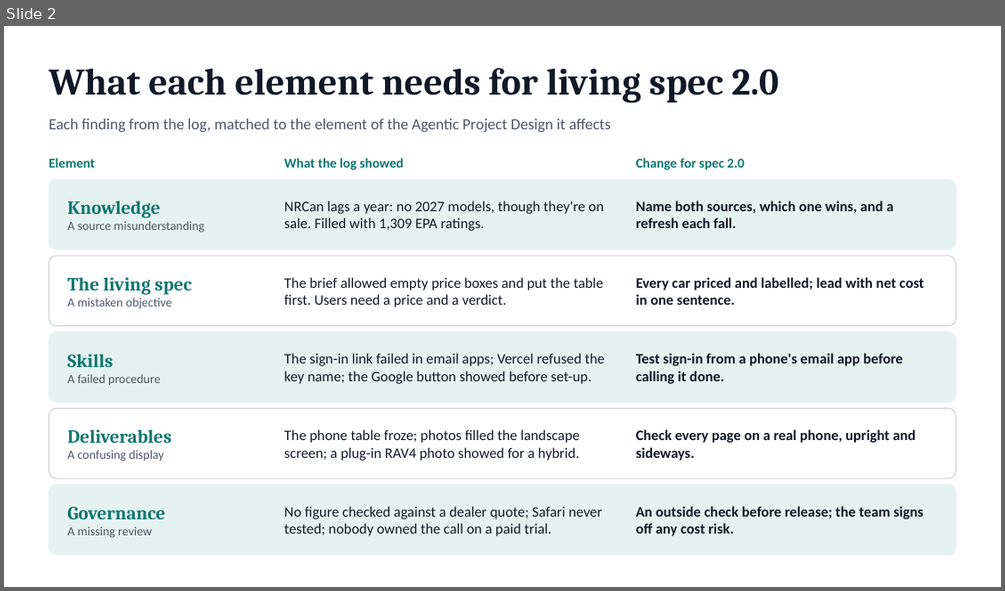
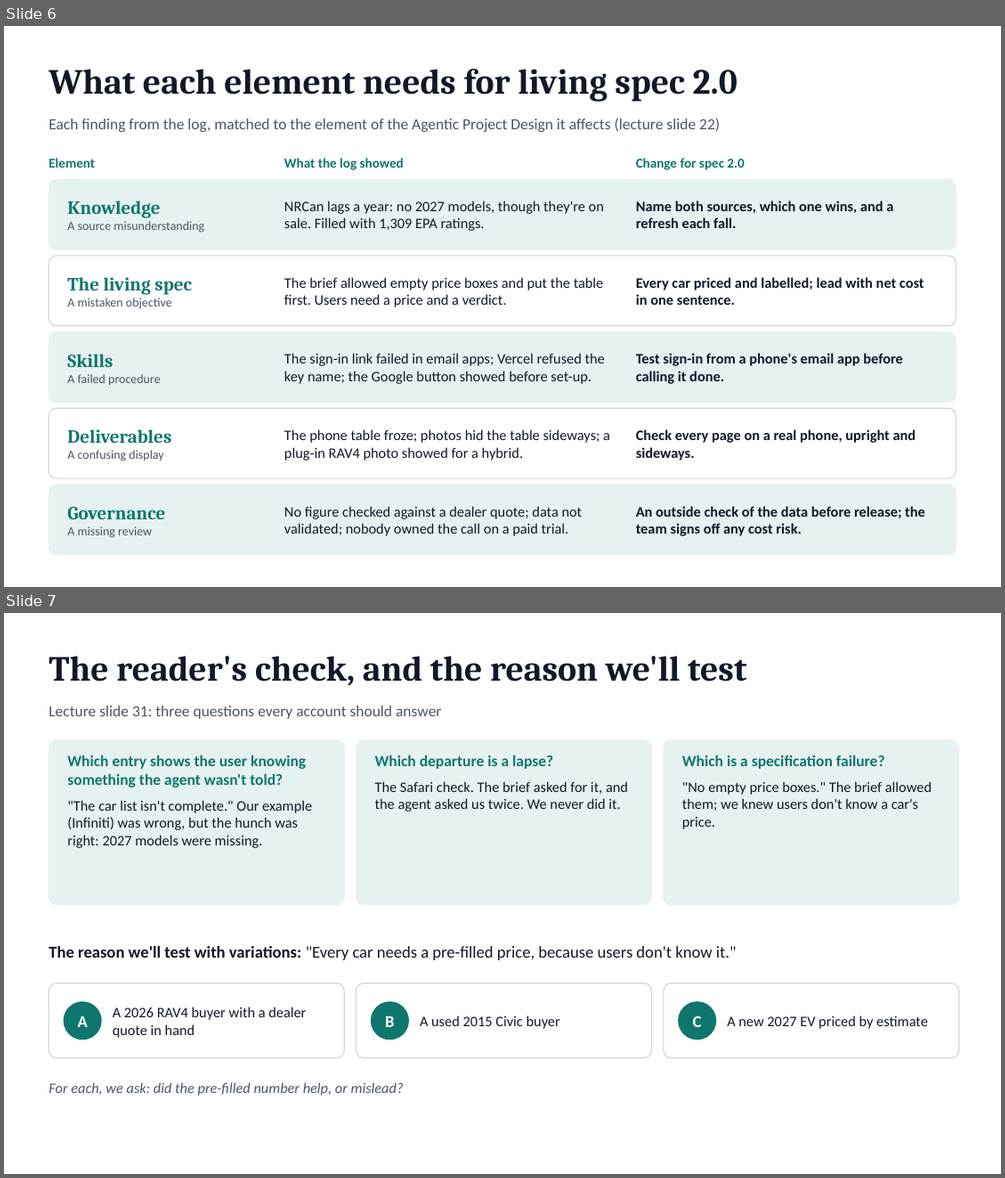
Before and after one commit to karthik87keshava-pixel/BUS-860-project, a slide deck: docs/session-3/Fairdrive-Deployment-Log-Slide.pptx. Shown one above the other, each under a label of ours: slide 2 before the commit, slides 6 and 7 after it. The pictures are 1005x591 and 1005x1178 pixels, drawn with LibreOffice and Linux fonts; fonts in the diff are those of the drawing. Boxes give left, top, right and bottom in pixels: in the first picture for what was removed or moved away, otherwise in the second. Text is boxed around its words. In the diff, an @@ line names an element or a change of style, - is before the commit and + after.

```diff
--- a/docs/session-3/Fairdrive-Deployment-Log-Slide.pptx
+++ b/docs/session-3/Fairdrive-Deployment-Log-Slide.pptx
@@ slide 7 added at bbox=[4, 613, 1001, 1174], background #FFFFFF @@
@@ text added at bbox=[48, 656, 746, 686], 34 pt, text #111827, bold @@
+The reader's check, and the reason we'll test
@@ text added at bbox=[48, 706, 441, 719], 15 pt, text #4B5563 @@
+Lecture slide 31: three questions every account should answer
@@ rounded rectangle added at bbox=[48, 740, 344, 905], fill #E6F2F1, outline #E6F2F1 1 pt @@
@@ rounded rectangle added at bbox=[356, 740, 652, 905], fill #E6F2F1, outline #E6F2F1 1 pt @@
@@ rounded rectangle added at bbox=[663, 740, 959, 905], fill #E6F2F1, outline #E6F2F1 1 pt @@
@@ text added at bbox=[67, 755, 312, 848], 14 pt, text #111827 @@
+Which entry shows the user knowing something the agent wasn't told?
+"The car list isn't complete." Our example (Infiniti) was wrong, but the hunch was right: 2027 models were missing.
@@ text added at bbox=[375, 755, 628, 811], 14 pt, text #111827 @@
+Which departure is a lapse?
+The Safari check. The brief asked for it, and the agent asked us twice. We never did it.
@@ text added at bbox=[682, 755, 931, 829], 14 pt, text #111827 @@
+Which is a specification failure?
+"No empty price boxes." The brief allowed them; we knew users don't know a car's price.
@@ text added at bbox=[48, 946, 736, 960], 16 pt, text #111827 @@
+The reason we'll test with variations: "Every car needs a pre-filled price, because users don't know it."
@@ rounded rectangle added at bbox=[48, 983, 344, 1058], fill #FFFFFF, outline #D1D5DB 1 pt @@
@@ rounded rectangle added at bbox=[356, 983, 652, 1058], fill #FFFFFF, outline #D1D5DB 1 pt @@
@@ rounded rectangle added at bbox=[663, 983, 959, 1058], fill #FFFFFF, outline #D1D5DB 1 pt @@
@@ ellipse added at bbox=[64, 1002, 101, 1039], fill #0F766E, outline #0F766E 1 pt @@
@@ text added at bbox=[113, 1006, 306, 1038], 14 pt, text #111827 @@
+A 2026 RAV4 buyer with a dealer quote in hand
@@ ellipse added at bbox=[372, 1002, 409, 1039], fill #0F766E, outline #0F766E 1 pt @@
@@ ellipse added at bbox=[679, 1002, 716, 1039], fill #0F766E, outline #0F766E 1 pt @@
@@ text added at bbox=[78, 1016, 88, 1027], 16 pt, text #FFFFFF, bold @@
+A
@@ text added at bbox=[385, 1016, 394, 1027], 16 pt, text #FFFFFF, bold @@
+B
@@ text added at bbox=[420, 1015, 560, 1029], 14 pt, text #111827 @@
+A used 2015 Civic buyer
@@ text added at bbox=[693, 1015, 702, 1027], 16 pt, text #FFFFFF, bold @@
+C
@@ text added at bbox=[727, 1015, 928, 1029], 14 pt, text #111827 @@
+A new 2027 EV priced by estimate
@@ text added at bbox=[48, 1082, 404, 1095], 14 pt, text #4B5563, italic @@
+For each, we ask: did the pre-filled number help, or mislead?
@@ what was slide 2 is now slide 6 @@
@@ slide 6 changed as well @@
@@ text "What each element needs for ..." at bbox=[48, 69, 737, 102]: size 36 to 34 pt @@
@@ text at bbox=[48, 118, 720, 132]: text changed @@
-Each finding from the log, matched to the element of the Agentic Project Design it affects
+Each finding from the log, matched to the element of the Agentic Project Design it affects (lecture slide 22)
@@ text at bbox=[284, 429, 610, 460]: text changed @@
-The phone table froze; photos filled the landscape screen; a plug-in RAV4 photo showed for a hybrid.
+The phone table froze; photos hid the table sideways; a plug-in RAV4 photo showed for a hybrid.
@@ text at bbox=[284, 506, 582, 536]: text changed @@
-No figure checked against a dealer quote; Safari never tested; nobody owned the call on a paid trial.
+No figure checked against a dealer quote; data not validated; nobody owned the call on a paid trial.
@@ text at bbox=[636, 506, 925, 536]: text changed @@
-An outside check before release; the team signs off any cost risk.
+An outside check of the data before release; the team signs off any cost risk.
```
Also in this commit, not shown: 1 other slide changed, 4 other slides added.
